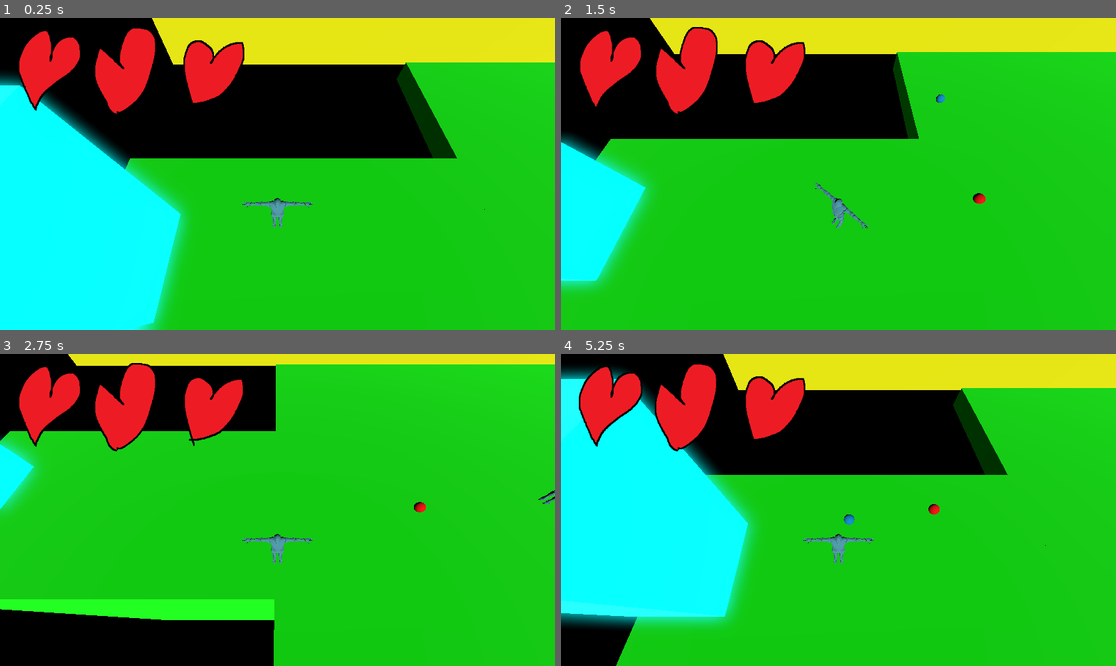
Above: before the commit, frames 1-4 (two rows, left to right).
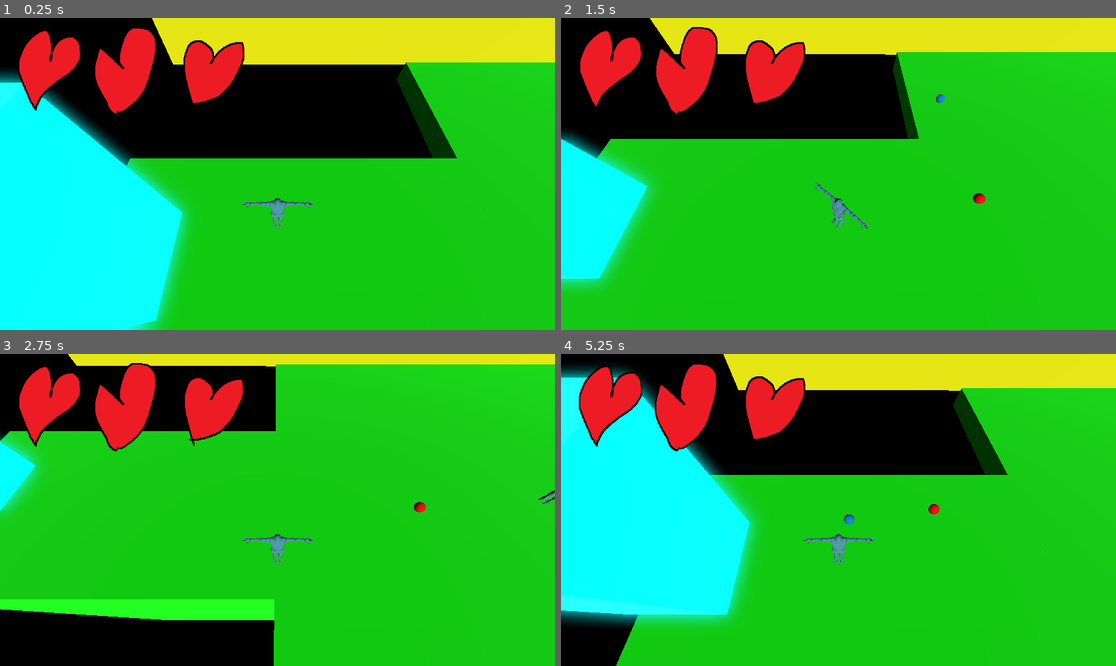
Above: after the commit, the same moments.

Repository: Alvin-Cha/Game-Skripsi
Game: Godot game, scene res://scenes/main/world.tscn
Two runs of this game, one before a commit and one after it. Both use one fixed random seed, a clock stepped at 60 frames per second and the inputs below.
Inputs (mouse positions are in pixels of both pictures, inside the frame that each line leads up to):
- Up to frame 1 (0.25 s): no input
- Up to frame 2 (1.5 s): tap Enter (ui_accept) at 0.5, 0.77 s; move the mouse to (960, 158) at 0.52 s; hold D 0.53-1.28 s; tap F at 0.6, 1.35 s; click (960, 158) at 0.67 s; move the mouse to (727, 189) at 1.27 s; hold S from 1.28 s (still down)
- Up to frame 3 (2.75 s): tap Enter (ui_accept) at 1.52 s; move the mouse to (333, 441) at 2.02 s; release S at 2.03 s; hold D from 2.03 s (still down); tap F at 2.1 s
- Up to frame 4 (5.25 s): move the mouse to (810, 572) at 2.77 s; release D at 2.78 s; hold W 2.78-3.53 s; tap F every 0.75 s from 2.85 to 5.1 s; click (810, 572) at 2.92 s; tap Enter (ui_accept) at 3.02, 3.77, 4.52 s; move the mouse to (1005, 556) at 3.52 s; hold A 3.53-5.03 s; move the mouse to (672, 463) at 4.27 s; move the mouse to (866, 510) at 5.02 s; hold S from 5.03 s (still down); click (866, 510) at 5.17 s

The runs differ from the first frame. In frame 1, 1.5% of the frame differs, in the area x 0-33%, y 17-100%; in frame 2, 0.6%; in frame 3, less than 0.1%; in frame 4, 1.8%, in the area x 0-72%, y 5-87%.

Commit message:
Update world.tscn

Diff:
--- a/scenes/main/world.tscn
+++ b/scenes/main/world.tscn
@@ -49,15 +49,21 @@
 material = ExtResource("4_526id")
 
 [node name="CSGBox3D6" type="CSGBox3D" parent="." unique_id=408544584]
-transform = Transform3D(0.72639775, 0, 0, 0, 1.012952, 0, 0, 0, 0.42149484, 2.1257606, 5.333598, -8.532494)
+transform = Transform3D(0.72639775, 0, 0, 0, 1.012952, 0, 0, 0, 0.42149484, 2.12997, 5.3023124, -8.535064)
 use_collision = true
 size = Vector3(39, 9, 1)
 material = ExtResource("4_526id")
 
 [node name="CSGBox3D7" type="CSGBox3D" parent="." unique_id=1837393088]
-transform = Transform3D(0.72639775, 0, 0, 0, 1.012952, 0, 0, 0, 0.27397165, -23.286163, 3.3595023, 1.9416461)
+transform = Transform3D(0.72639775, 0, 0, 0, 1.012952, 0, 0, 0, 0.27397165, -23.241007, 3.3595023, 1.8929696)
 use_collision = true
 size = Vector3(4, 5, 11)
+material = SubResource("StandardMaterial3D_0aorq")
+
+[node name="CSGBox3D8" type="CSGBox3D" parent="CSGBox3D7" unique_id=1843253667]
+transform = Transform3D(0.72639763, 0, 0, 0, 1.012952, 0, 0, 0, 0.27397165, 50.393486, -7.953646, -38.077244)
+use_collision = true
+size = Vector3(4, 21.230438, 11)
 material = SubResource("StandardMaterial3D_0aorq")
 
 [node name="WorldEnvironment" type="WorldEnvironment" parent="." unique_id=644705114]
@@ -66,3 +72,33 @@
 [node name="DirectionalLight3D2" type="DirectionalLight3D" parent="." unique_id=1336861365]
 transform = Transform3D(0.7311657, 0.607629, 0.31013492, -0.6301761, 0.42745635, 0.64819676, 0.26129413, -0.6693789, 0.6954547, -13.702843, 19.76515, 13.546156)
 light_energy = 0.5
+
+[node name="CSGBox3D3" type="CSGBox3D" parent="." unique_id=1513966088]
+transform = Transform3D(0.5276537, 0, 0, 0, 1.0260724, 0, 0, 0, 1.295127, 197.63214, 2.087202, -40.944626)
+use_collision = true
+size = Vector3(38.73014, 1.0210266, 54.119038)
+material = ExtResource("1_y2s00")
+
+[node name="lift3" type="CSGBox3D" parent="." unique_id=93059842]
+transform = Transform3D(0.38328636, 0, 0, 0, 1.0393614, 0, 0, 0, 0.020564439, 203.67706, 7.4805346, -6.356936)
+use_collision = true
+size = Vector3(4, 10.093803, 11)
+material = SubResource("StandardMaterial3D_0aorq")
+
+[node name="CSGBox3D5" type="CSGBox3D" parent="." unique_id=2103432514]
+transform = Transform3D(0.27841842, 0, 0, 0, 1.0528245, 0, 0, 0, 1.677354, 147.68895, 2.0603104, -15.817432)
+use_collision = true
+size = Vector3(285.25784, 1.0210266, 11.7661)
+material = ExtResource("1_y2s00")
+
+[node name="CSGBox3D8" type="CSGBox3D" parent="." unique_id=1693314420]
+transform = Transform3D(0.07751682, 0, 0, 0, 1.1084394, 0, 0, 0, 2.8135164, 181.09991, 1.9024858, -70.52538)
+use_collision = true
+size = Vector3(162.35083, 1.0210266, 3.9893484)
+material = ExtResource("1_y2s00")
+
+[node name="CSGBox3D9" type="CSGBox3D" parent="." unique_id=2074257376]
+transform = Transform3D(0.006008857, 0, 0, 0, 1.228638, 0, 0, 0, 7.9158745, 156.55084, 1.8184023, -70.27381)
+use_collision = true
+size = Vector3(6184.588, 1.0210266, 0.363487)
+material = ExtResource("1_y2s00")
